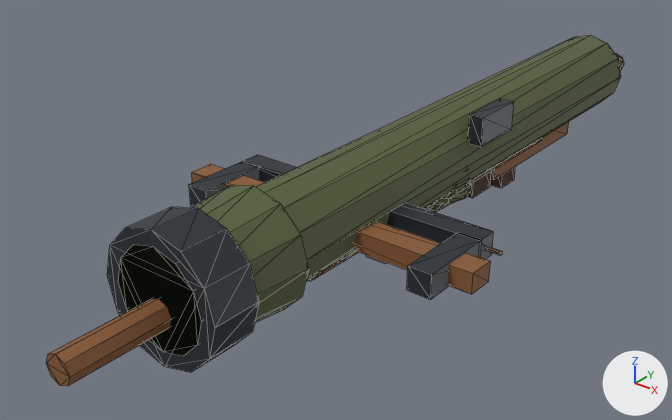
The glTF model packages/arms/assets/weapons.glb, before and after one commit.
Before and after are seen from a camera (50 mm lens) standing at (0.624, -0.982, 0.492) and looking at (-0.082, -0.099, -0.055). The lights are fixed; the arrows at lower right show +X, +Y and +Z. The older version comes first. Mesh edges are drawn as thin lines.

Script lines for the objects in view, before the commit:
```python
me_bolt = bpy.data.meshes.new('bolt')
me_bolt.from_pydata(...)  # 44 vertices, 68 faces; spans x -0.21..0.21, y -0.28..0.28, z -0.045..0.018
# faces by material slot: [24, 12, 32]
me_bolt.materials.append(mat_wood)  # brown #8a5a34
me_bolt.materials.append(mat_leather)  # brown #4a3020
me_bolt.materials.append(mat_gunmetal)  # dark grey #3c4248
me_shotgun = bpy.data.meshes.new('shotgun')
me_shotgun.from_pydata(...)  # 60 vertices, 100 faces; spans x -0.025..0.025, y -0.38..0.38, z -0.065..0.055
# faces by material slot: [40, 60]
me_shotgun.materials.append(mat_wood)  # brown #8a5a34
me_shotgun.materials.append(mat_gunmetal)  # dark grey #3c4248
me_stick = bpy.data.meshes.new('stick')
me_stick.from_pydata(...)  # 48 vertices, 84 faces; spans x -0.02..0.02, y -0.6..0.6, z -0.02..0.02
# faces by material slot: [28, 56]
me_stick.materials.append(mat_wood)  # brown #8a5a34
me_stick.materials.append(mat_leather)  # brown #4a3020
ob_bolt = bpy.data.objects.new('bolt', me_bolt)
ob_bolt.location = (0.0, 0.0, 0.0)
ob_shotgun = bpy.data.objects.new('shotgun', me_shotgun)
ob_shotgun.location = (0.0, 0.0, 0.0)
ob_stick = bpy.data.objects.new('stick', me_stick)
ob_stick.location = (0.0, 0.0, 0.0)
# also in view: 'launcher' at (0.0, 0.0, -0.001); 'orb' at (0.0, 0.005, -0.003)
```
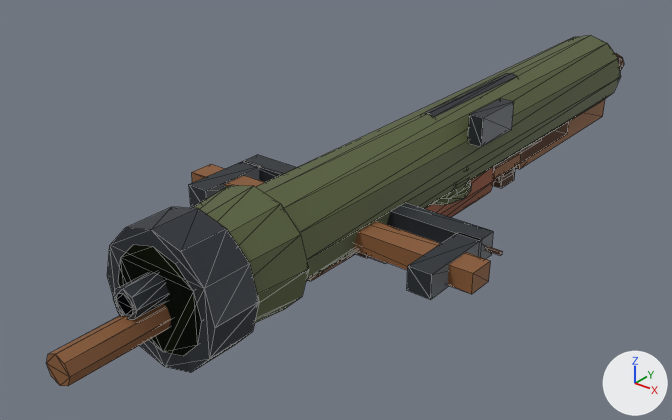
What differs and where, as boxes (x1, y1, x2, y2) in the pictures (672 x 420 px):
'longshot', added: after (113, 73, 605, 320)
    faces in mat_gunmetal (dark grey #3c4248): (113, 73, 517, 320)
    faces in mat_wood (brown #8a5a34): (517, 99, 605, 169)
'flamer', added (mostly hidden): after (356, 167, 515, 258)
    faces in mat_rust (brown #8a4a2a): (425, 168, 495, 217)
    faces in mat_leather (brown #4a3020): (356, 167, 515, 258)

Diff of the bpy script that builds the scene:
```diff
--- a/packages/arms/assets/weapons.glb.py
+++ b/packages/arms/assets/weapons.glb.py
@@ mat_rust @@
+mat_rust = principled_material('rust')
+mat_rust.base_color = (0.254, 0.0685, 0.0232)  # brown #8a4a2a
+mat_rust.metallic = 0.4
@@ me_flamer @@
+me_flamer.from_pydata(...)  # 100 vertices, 168 faces; spans x -0.04..0.04, y -0.39..0.38, z -0.09..0.065
+# faces by material slot: [88, 56, 24]
+me_flamer.materials.append(mat_gunmetal)  # dark grey #3c4248
+me_flamer.materials.append(mat_rust)  # brown #8a4a2a
+me_flamer.materials.append(mat_leather)  # brown #4a3020
@@ me_longshot @@
+me_longshot.from_pydata(...)  # 100 vertices, 164 faces; spans x -0.025..0.025, y -0.52..0.52, z -0.075..0.076
+# faces by material slot: [12, 140, 12]
+me_longshot.materials.append(mat_wood)  # brown #8a5a34
+me_longshot.materials.append(mat_gunmetal)  # dark grey #3c4248
+me_longshot.materials.append(mat_leather)  # brown #4a3020
@@ ob_flamer @@
+ob_flamer = bpy.data.objects.new('flamer', me_flamer)
+ob_flamer.location = (0.0, 0.0, 0.0)
@@ ob_longshot @@
+ob_longshot = bpy.data.objects.new('longshot', me_longshot)
+ob_longshot.location = (0.0, 0.0, 0.0)
```
